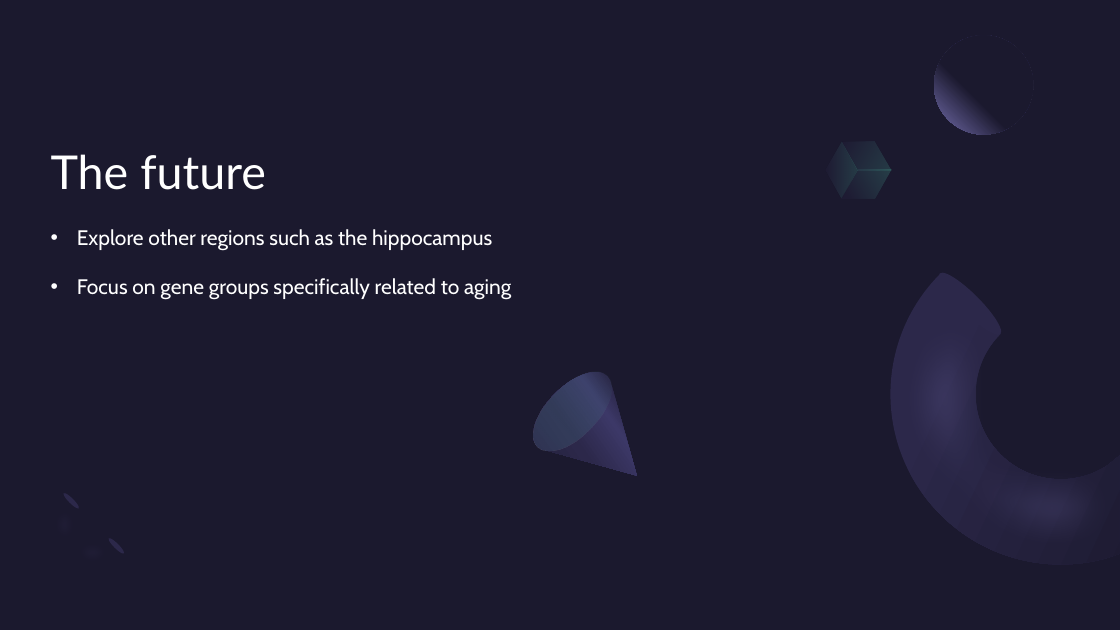
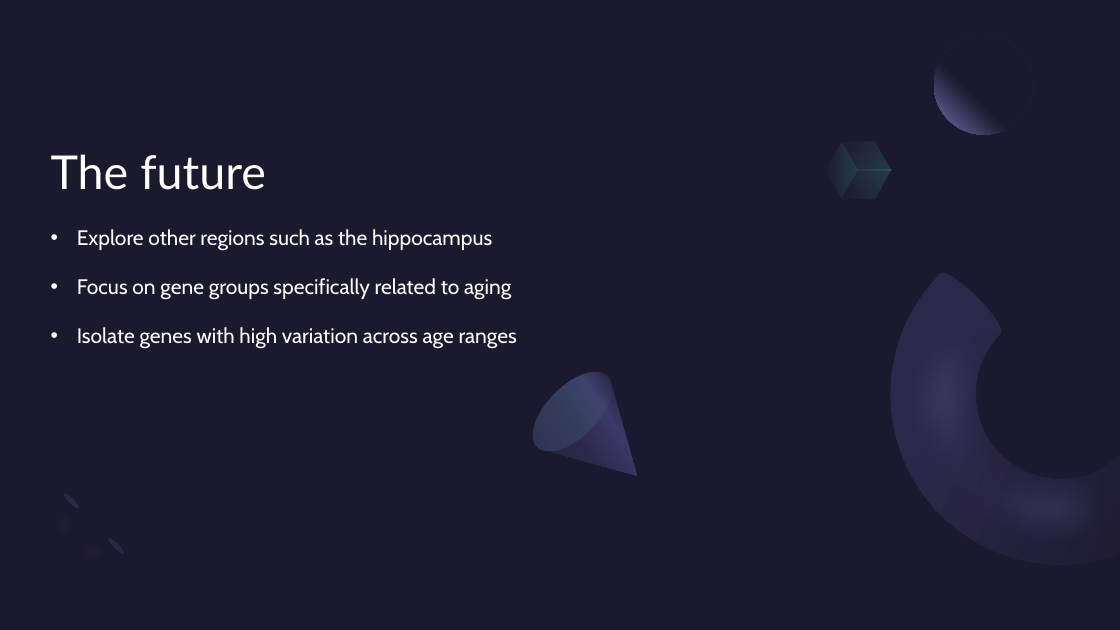
Before and after one commit to phoenixclaw03/STT_303_Final_Project, a slide deck: slide 9 of R Coding presentation.pptx. Drawn at 1120x630 pixels with LibreOffice and Linux fonts; fonts in the diff are those of the drawing. Boxes give left, top, right and bottom in pixels: in the first picture for what was removed or moved away, otherwise in the second. Text is boxed around its words. In the diff, an @@ line names an element or a change of style, - is before the commit and + after.

```diff
--- a/R Coding presentation.pptx
+++ b/R Coding presentation.pptx
@@ text at [77, 327, 517, 349]: paragraph added @@
+• Isolate genes with high variation across age ranges
```
Also in this commit, not shown: 2 other slides changed, 1 other file.
